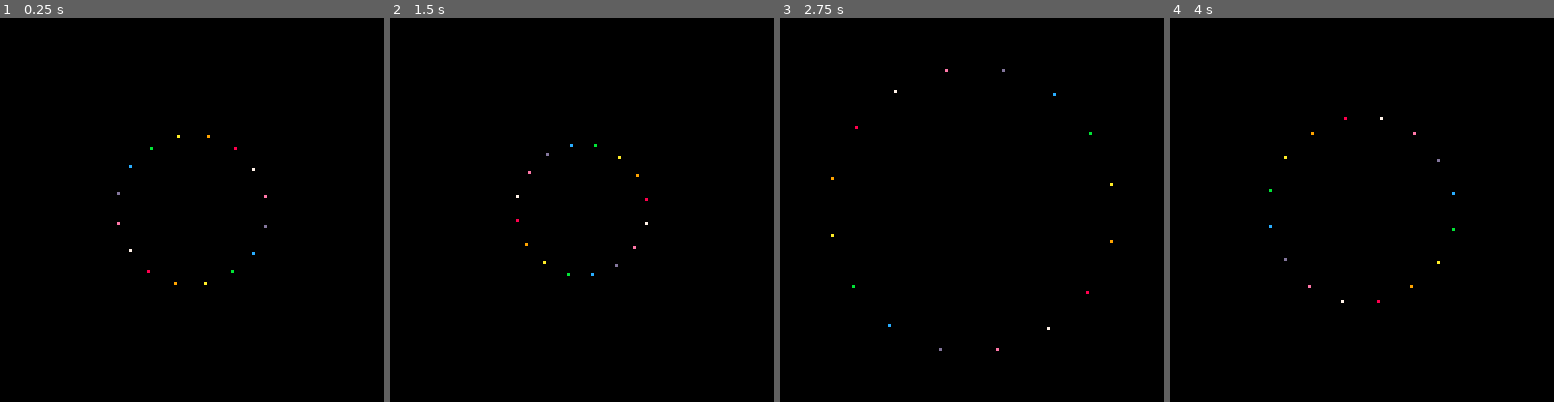
Above: before the commit, frames 1-4 (left to right).
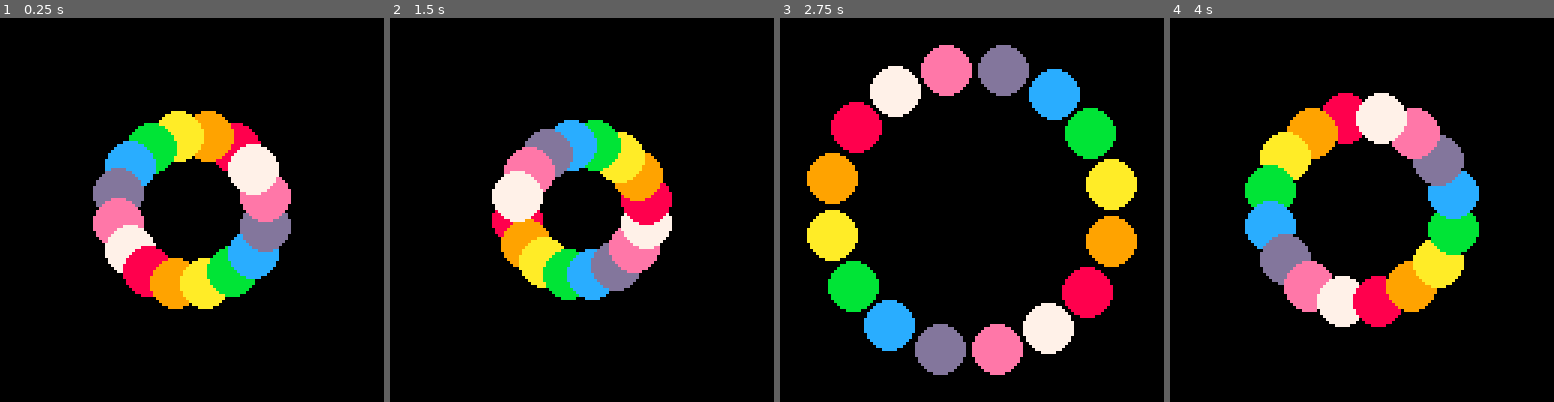
Above: after the commit, the same moments.

Repository: egordorichev/pemsa
Game: PICO-8 cartridge carts/test.p8
The game is run twice, just before and just after one commit, with the same random seed, the same clock (stepped at 60 frames per second) and the same inputs.
Inputs:
- Up to frame 1 (0.25 s): no input
- Up to frame 2 (1.5 s): no input
- Up to frame 3 (2.75 s): no input
- Up to frame 4 (4 s): no input

The runs differ from the first frame. In frame 1, 15% of the frame differs, in the area x 24-76%, y 24-76%; in frame 2, 13%; in frame 3, 21%, in the area x 7-93%, y 7-93%; in frame 4, 18%.

Commit message:
Circ & circfill

Diff:
--- a/carts/test.p8
+++ b/carts/test.p8
@@ -10,7 +10,7 @@
 		local x = cos(a) * d + 64
 		local y = sin(a) * d + 64
 
-		pset(x, y, i % 8 + 7)
+		circfill(x, y, 8, i % 8 + 7)
 	end
 end
 
Not shown, changed: src/pemsa/graphics/pemsa_graphics_api.cpp
